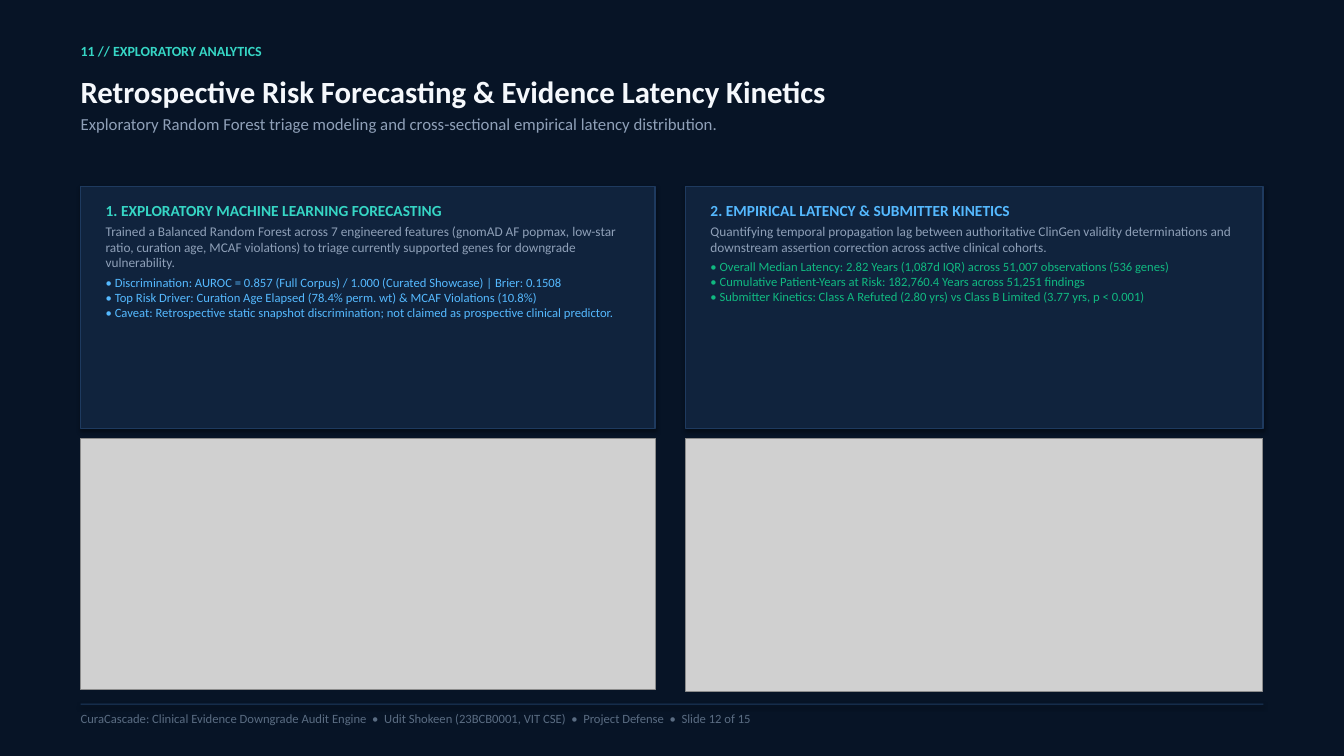
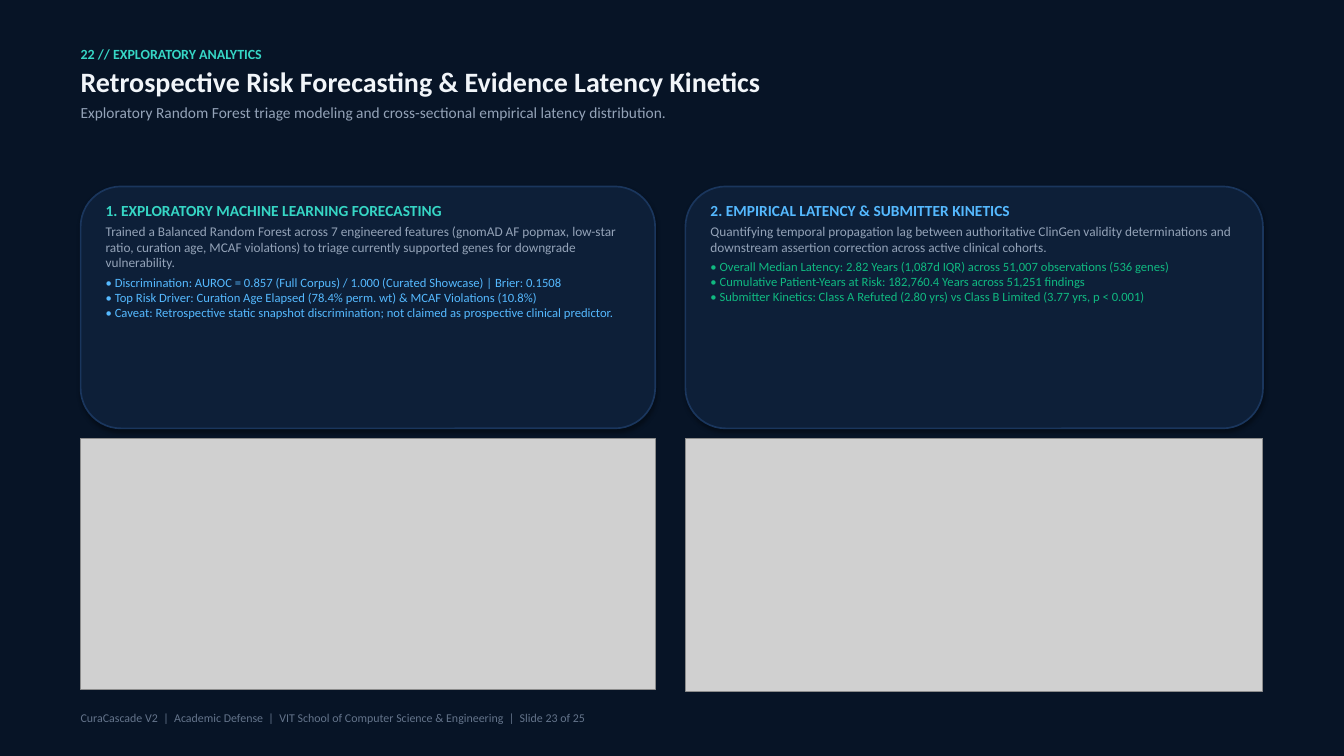
Before and after one commit to uditshokeen14/curacascadeV2, a slide deck: slide 23 of CuraCascade_Presentation_Redesigned.pptx (slide 12 before the commit). Drawn at 1344x756 pixels with LibreOffice and Linux fonts; fonts in the diff are those of the drawing; grey boxes stand for pictures. Boxes give left, top, right and bottom in pixels: in the first picture for what was removed or moved away, otherwise in the second. Text is boxed around its words. In the diff, an @@ line names an element or a change of style, - is before the commit and + after.

Commit message:
feat: complete CuraCascade V2 25-slide defense deck, claim audit, beginner guide, and viva defense bible

```diff
--- a/CuraCascade_Presentation_Redesigned.pptx
+++ b/CuraCascade_Presentation_Redesigned.pptx
@@ background #FFFFFF to #071426 @@
@@ rectangle removed at [0, 0, 1344, 756] @@
@@ text at [81, 50, 262, 59]: paragraph added @@
+22 // EXPLORATORY ANALYTICS
@@ text "22 // EXPLORATORY ANALYTICS": place and size @@
-text "22 // EXPLORATORY ANALYTICS" at [81, 81, 825, 133]
+text "22 // EXPLORATORY ANALYTICS" at [81, 50, 761, 121]
@@ text removed at [81, 47, 262, 56] @@
-11 // EXPLORATORY ANALYTICS
@@ text at [81, 72, 761, 121]: size 22 to 20 pt, text colour #F5F8FC to #F1F5F9 in "Retrospective Risk Forecasting & Evidence Latency Kinetics"; size 12 to 11 pt, text colour #8FA0B8 to #94A3B8 in "Exploratory Random Forest triage modeling and cross-sectiona ..."; more space between paragraphs @@
@@ rectangle removed at [81, 187, 655, 429] @@
@@ rounded rectangle added at [81, 187, 655, 429], fill #0D1F38, outline #1A365D 1.2 pt @@
@@ rectangle removed at [686, 187, 1263, 429] @@
@@ rounded rectangle added at [686, 187, 1263, 429], fill #0D1F38, outline #1A365D 1.2 pt @@
@@ text at [81, 714, 585, 724]: text changed; size 9 to 8.5 pt; text colour #5A6C82 to #64748B @@
-CuraCascade: Clinical Evidence Downgrade Audit Engine • Udit Shokeen (23BCB0001, VIT CSE) • Project Defense • Slide 12 of 15
+CuraCascade V2 | Academic Defense | VIT School of Computer Science & Engineering | Slide 23 of 25
@@ rectangle removed at [81, 704, 1263, 705] @@
```
Also in this commit, not shown: 6 other slides changed, 18 slides added, 8 slides removed, 17 other files.
